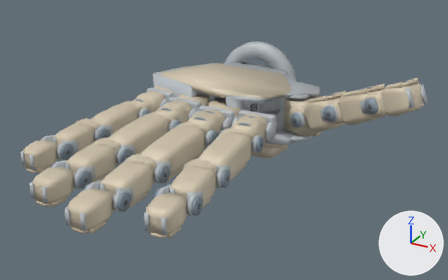
The glTF model assets/models/studio/orion16.glb: old version first, new version second.
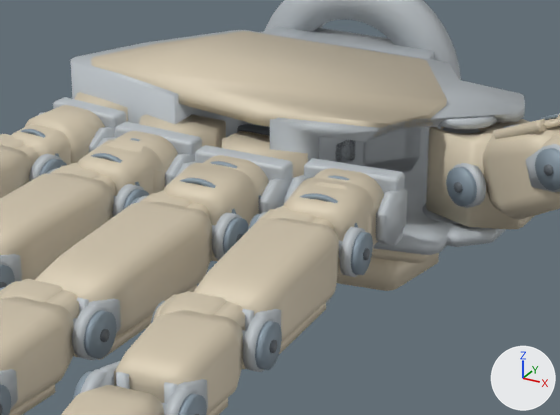
Each version appears first whole from a 50 mm camera at (0.184, -0.376, 0.141) aimed at (0.032, -0.099, 0.002), and next in a close-up on the part from 28% to 74% of the width and 19% to 73% of the height. Lighting does not change. The marker at lower right points along +X, +Y and +Z. The first two pictures are the older version. Where no turn or scale is listed for an object, it has been applied to the vertices.

Names of what the first close-up shows: 'visual__central_palm__0', 'visual__central_palm__1', 'visual__index_middle__0', 'visual__index_proximal__0', 'visual__index_roll_link__1', 'visual__middle_middle__0', 'visual__middle_proximal__0', 'visual__middle_roll_link__1', 'visual__ring_proximal__0', 'visual__ring_roll_link__1', 'visual__thumb_metacarpal__0', 'visual__thumb_oppose_link__1' and 42 more.
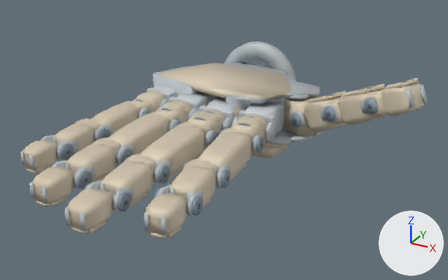
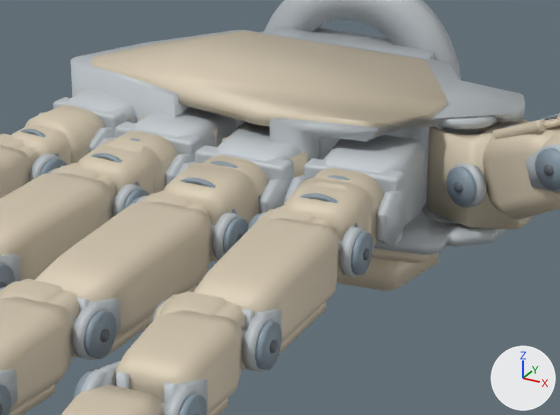
Where the change shows, as pixel boxes (x1, y1, x2, y2) in the close-ups (560 x 415 px):
'visual__central_palm__0', reshaped
    before: (71, 0, 525, 303)
    after: (68, 0, 525, 255)
part 1 of me_geometry_0, added
    after: (324, 135, 425, 224)
part 2 of me_geometry_0, added
    after: (218, 122, 320, 178)
part 3 of me_geometry_0, added
    after: (134, 107, 237, 147)
part 4 of me_geometry_0, added
    after: (68, 89, 136, 123)

Edits to the bpy script that builds the scene:
```text
Change me_geometry_0:
    used by ob_visual__central_palm__0; location = (0.0, -0.008, 0.0)
    remove me_geometry_0.from_pydata(...)  # 3554 vertices, 6992 faces; spans x -0.0502..0.06, y -0.0658..0.0225, z -0.028..0.028
    add me_geometry_0.from_pydata(...)  # 3330 vertices, 6560 faces; spans x -0.0502..0.06, y -0.0652..0.0225, z -0.028..0.028
    me_geometry_0 part 1: a new loose piece of 40 vertices spanning x 0.0249..0.0455, y -0.0608..-0.0402, z -0.0095..0.0095, in mat_material_0 (light grey #bcc2c7)
    me_geometry_0 part 2: a new loose piece of 40 vertices spanning x 0.0016..0.0216, y -0.0652..-0.0458, z -0.0095..0.0095, in mat_material_0 (light grey #bcc2c7)
    me_geometry_0 part 3: a new loose piece of 40 vertices spanning x -0.0222..-0.0022, y -0.0613..-0.0417, z -0.0095..0.0095, in mat_material_0 (light grey #bcc2c7)
    me_geometry_0 part 4: a new loose piece of 40 vertices spanning x -0.0454..-0.0245, y -0.055..-0.0341, z -0.0095..0.0095, in mat_material_0 (light grey #bcc2c7)
    other edits to the shape of me_geometry_0 do not show in these pictures
```
